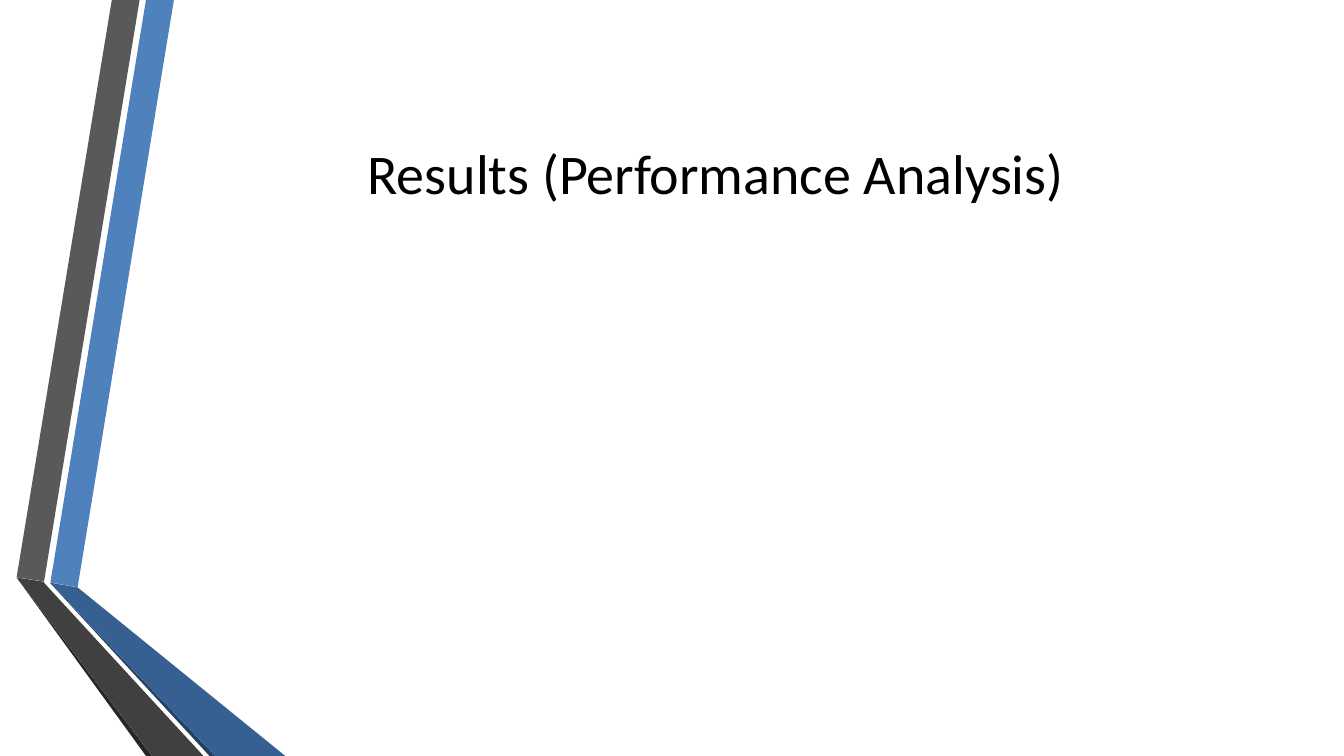
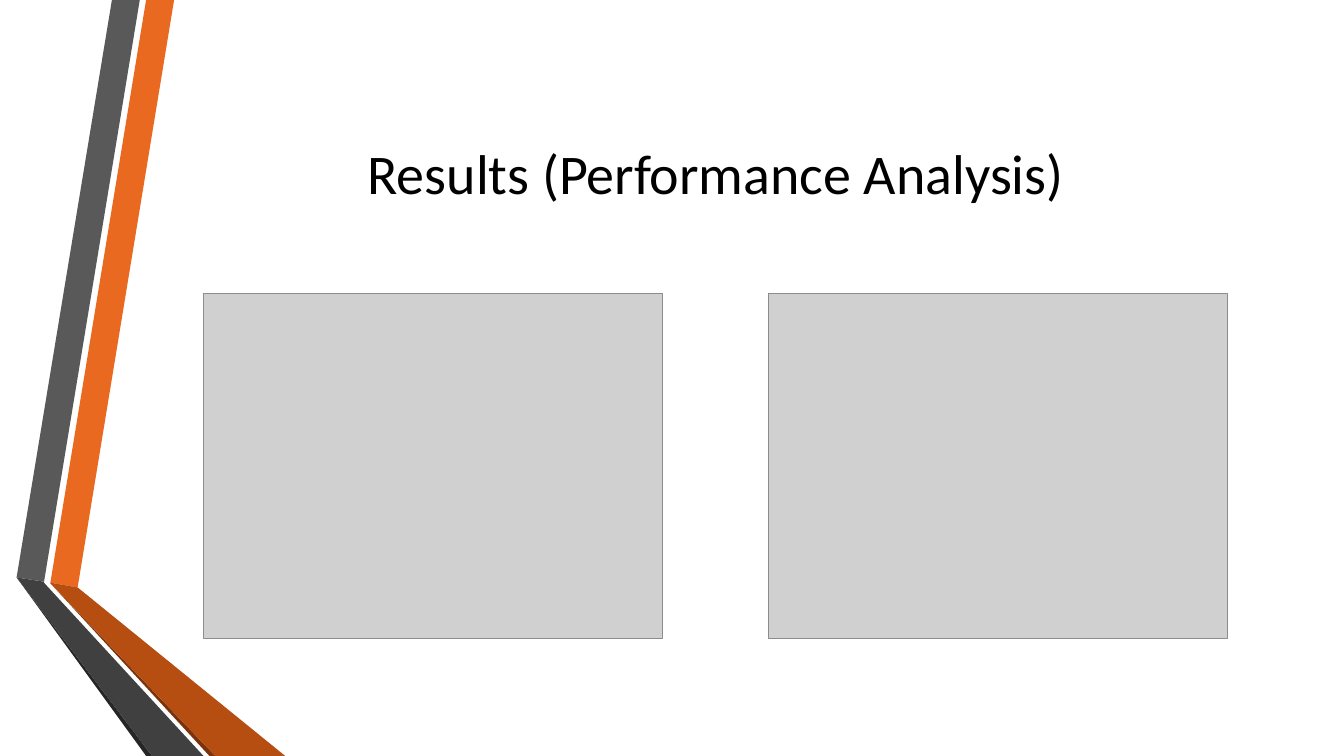
Before and after one commit to eweill/ConwayGameOfLife, a slide deck: slide 8 of presentation/ConwayGameOfLife.pptx. Drawn at 1344x756 pixels with LibreOffice and Linux fonts; fonts in the diff are those of the drawing; grey boxes stand for pictures; background and template pictures are left out. Boxes give left, top, right and bottom in pixels: in the first picture for what was removed or moved away, otherwise in the second. Text is boxed around its words. In the diff, an @@ line names an element or a change of style, - is before the commit and + after.

```diff
--- a/presentation/ConwayGameOfLife.pptx
+++ b/presentation/ConwayGameOfLife.pptx
@@ freeform shape at <box>50,0,174,588</box>: fill #4F81BD to #EA6920; outline redrawn @@
@@ picture added at <box>204,294,663,639</box> @@
@@ picture added at <box>768,294,1228,639</box> @@
@@ outline redrawn in 3 elements at <box>16,0,139,582</box>, <box>16,578,151,756</box>, <box>16,578,203,756</box> @@
@@ freeform shape at <box>50,584,216,756</box>: fill #254061 to #7A330B; outline redrawn @@
@@ freeform shape at <box>50,583,285,756</box>: fill #376092 to #B64D11; outline redrawn @@
```
Also in this commit, not shown: 8 other slides changed, 14 other files.
